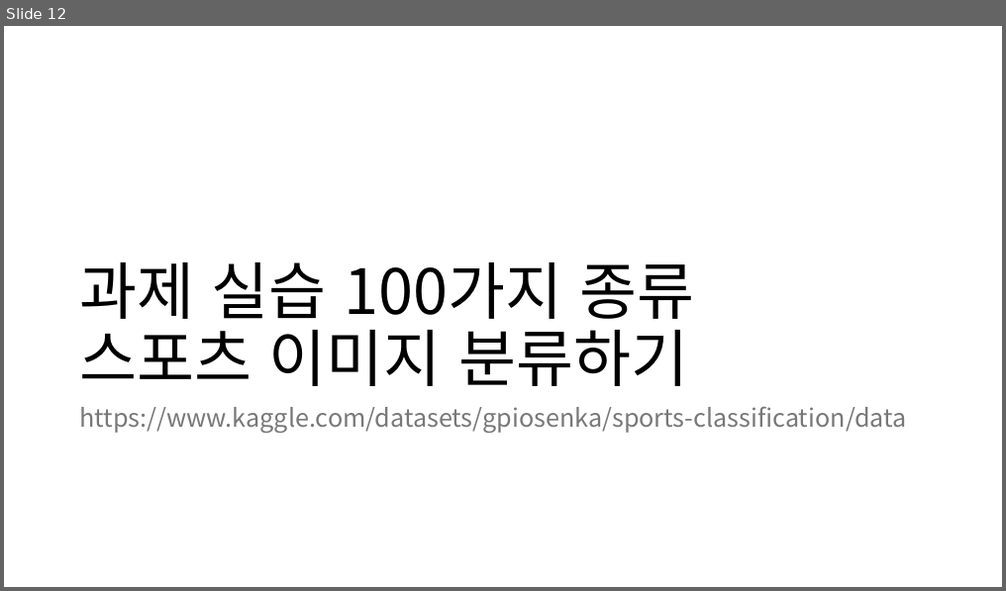
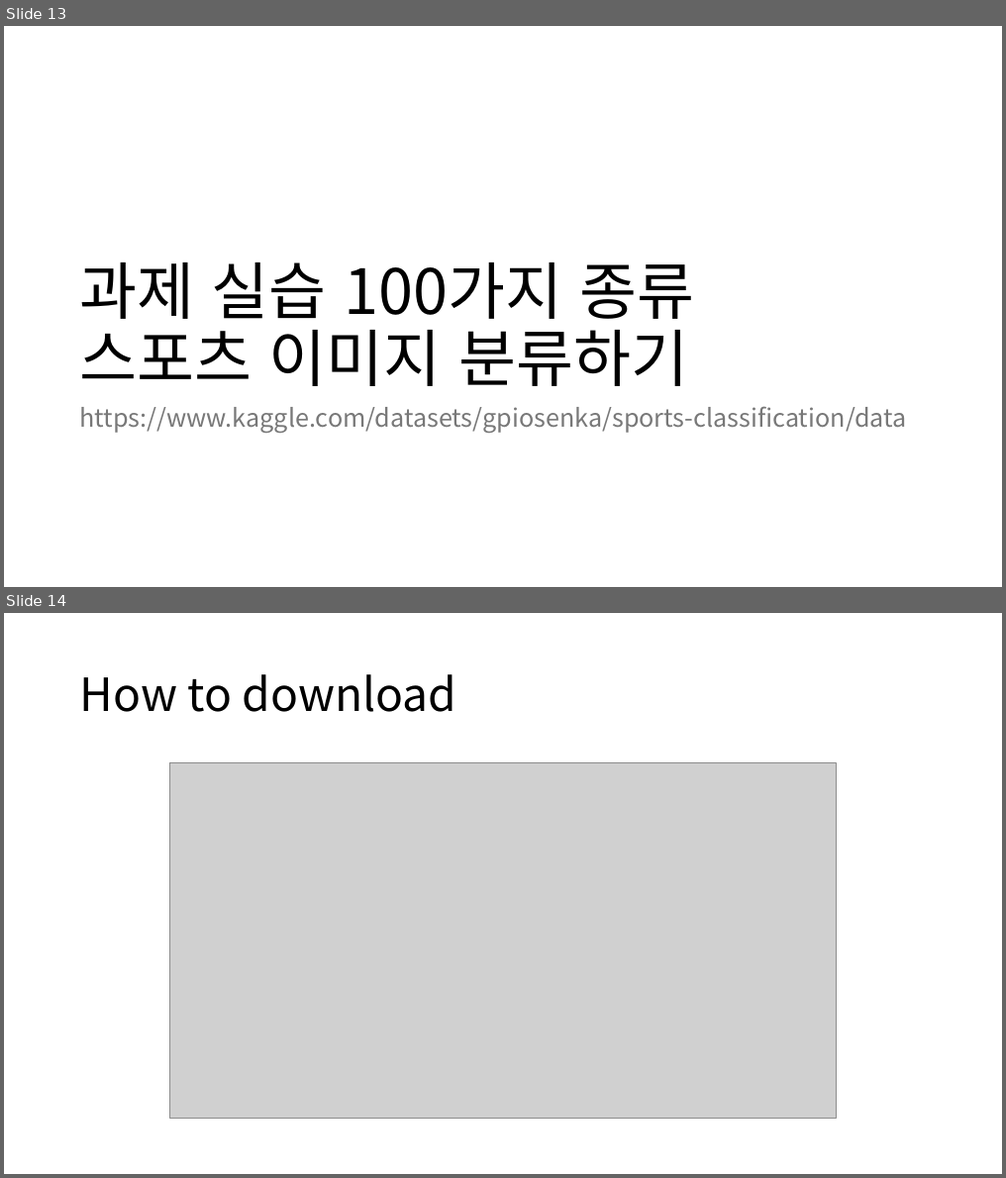
Before and after one commit to CSB-Songdo-International-Portfolio/2025-1_MLDL_course, a slide deck: AI 실전 1주차 - tensorflow.pptx. Shown one above the other, each under a label of ours: slide 12 before the commit, slides 13 and 14 after it. The pictures are 1006x591 and 1006x1178 pixels, drawn with LibreOffice and Linux fonts; fonts in the diff are those of the drawing; grey boxes stand for pictures. Boxes give left, top, right and bottom in pixels: in the first picture for what was removed or moved away, otherwise in the second. Text is boxed around its words. In the diff, an @@ line names an element or a change of style, - is before the commit and + after.

```diff
--- a/AI 실전 1주차 - tensorflow.pptx
+++ b/AI 실전 1주차 - tensorflow.pptx
@@ slide 14 added at (x1=4, y1=613, x2=1002, y2=1174), background #FFFFFF @@
@@ title added at (x1=80, y1=674, x2=457, y2=712), 44 pt, text #000000 @@
+How to download
@@ picture added at (x1=170, y1=762, x2=836, y2=1119) @@
@@ what was slide 12 is now slide 13 @@
```
Also in this commit, not shown: 1 other slide added, 1 slide removed, 1 other file.
